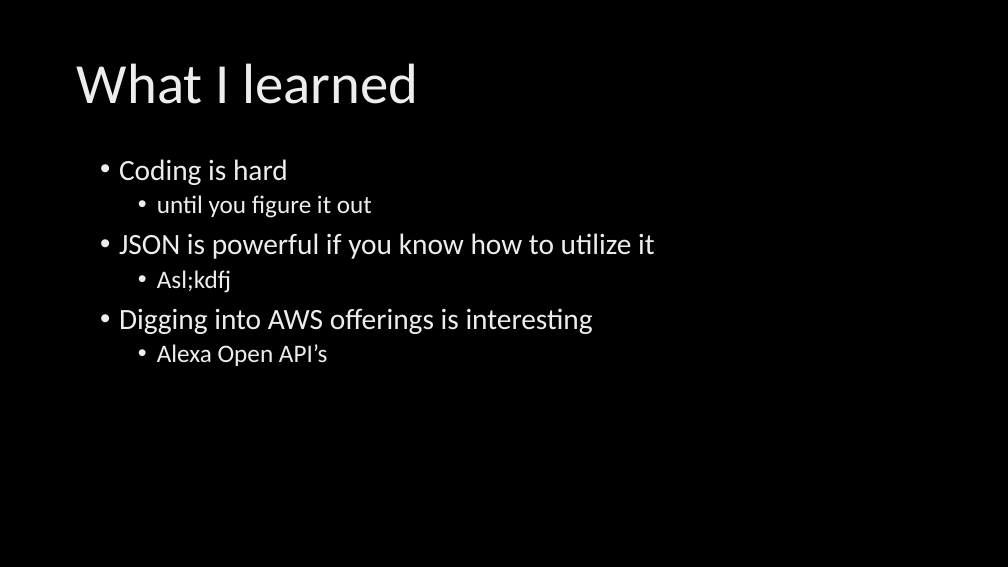
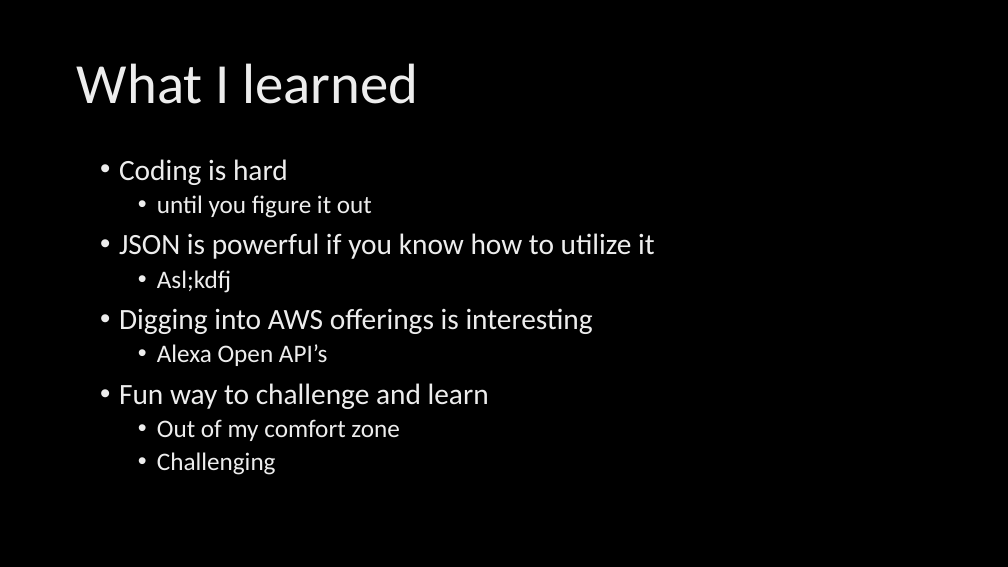
Before and after one commit to djherd/ProjectUnicorn, a slide deck: slide 8 of Doug Herd Project Presentation.pptx. Drawn at 1008x567 pixels with LibreOffice and Linux fonts; fonts in the diff are those of the drawing; background and template pictures are left out. Boxes give left, top, right and bottom in pixels: in the first picture for what was removed or moved away, otherwise in the second. Text is boxed around its words. In the diff, an @@ line names an element or a change of style, - is before the commit and + after.

Commit message:
Updates

```diff
--- a/Doug Herd Project Presentation.pptx
+++ b/Doug Herd Project Presentation.pptx
@@ text at (x1=119, y1=383, x2=489, y2=475): paragraphs added @@
+• Fun way to challenge and learn
+  • Out of my comfort zone
+  • Challenging
```
Also in this commit, not shown: 1 other slide changed.
